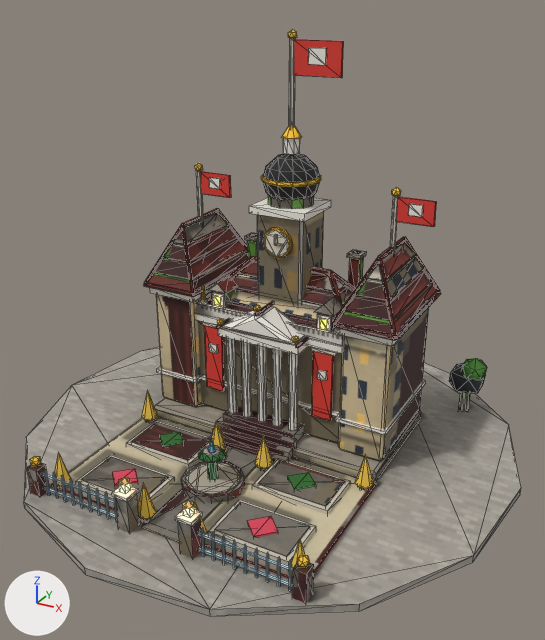
One commit to the glTF model game/assets/models/residence_dl5_red.glb: the scene before it, then after it.
One viewpoint serves both versions: a camera (50 mm lens) standing at (1.12, -2.02, 1.46) and looking at (0.05, -0.07, 0.48). The lights are fixed; the arrows at lower left show +X, +Y and +Z. The picture after the commit comes second. Mesh edges are drawn as thin lines. Vertices at exactly the same position are counted once.

Objects in the first picture: 'residence_dl5_red'.
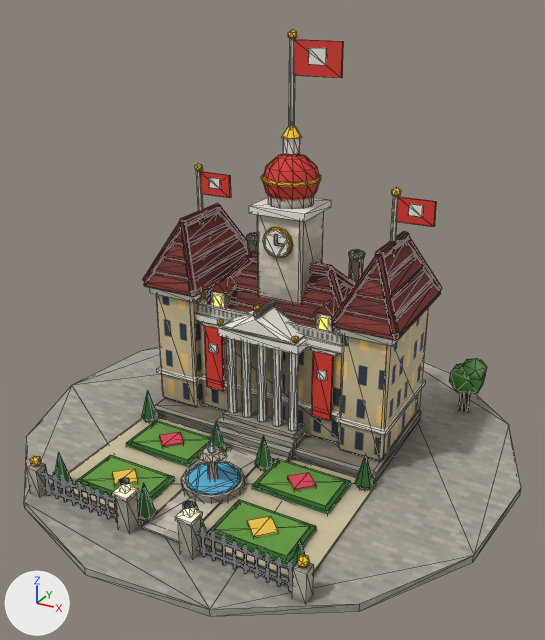
The change, as a diff of the scene's bpy script:
```diff
--- a/game/assets/models/residence_dl5_red.glb.py
+++ b/game/assets/models/residence_dl5_red.glb.py
@@ me_m @@
 # used by ob_residence_dl5_red; location = (0.0, 0.0, 0.0)
-me_m.from_pydata(...)  # 2398 vertices, 3384 faces; spans x -0.86..0.86, y -0.85..0.85, z -0.01..1.35
+me_m.from_pydata(...)  # 2542 vertices, 3696 faces; spans x -0.86..0.86, y -0.85..0.85, z -0.01..1.35
+# me_m part 1: a new loose piece, a box spanning x -0.217..-0.183, y -0.014..0.001, z 0.456..0.5, in mat_win_lit (orange #ffcf6b, glowing orange #ffb84a)
+# me_m part 2: a new loose piece, a box spanning x 0.183..0.217, y -0.014..0.001, z 0.456..0.5, in mat_win_lit (orange #ffcf6b, glowing orange #ffb84a)
+# me_m part 3: the loose piece of 8 vertices spanning x 0.14..0.3, y 0.13..0.29, z 0.43..0.6 is rebuilt with 12 vertices and now spans x 0.14..0.3, y 0.13..0.29, z 0.43..0.61
+# me_m part 4: the loose piece of 8 vertices spanning x -0.23..-0.17, y 0.21..0.26, z 0.63..0.64 is rebuilt with 30 vertices and now spans x -0.23..-0.17, y 0.21..0.27, z 0.63..0.65
+# me_m part 5: the loose piece of 8 vertices spanning x 0.17..0.23, y 0.21..0.26, z 0.63..0.64 is rebuilt with 30 vertices and now spans x 0.17..0.23, y 0.21..0.27, z 0.63..0.65
+# me_m part 6: the loose piece of 8 vertices spanning x -0.3..-0.14, y -0.01..0.15, z 0.43..0.6 is rebuilt with 12 vertices and now spans x -0.3..-0.14, y -0.01..0.15, z 0.43..0.61
+# me_m part 7: the loose piece of 8 vertices spanning x 0.14..0.3, y -0.01..0.15, z 0.43..0.6 is rebuilt with 12 vertices and now spans x 0.14..0.3, y -0.01..0.15, z 0.43..0.61
+# me_m part 8: 6 loose pieces with 48 vertices, spanning x -0.22..0.22, y -0.1..0.02, z 0.42..0.51, are deleted
+# me_m part 9: 18 vertices moved from x -0.45..0.45, y -0.1..0.35, z 0.51..0.71 to x -0.38..0.37, y -0.1..0.25, z 0.51..0.72; 204 vertices removed from x -0.47..0.47, y -0.1..0.36, z 0.43..0.72; 320 vertices added at x -0.47..0.47, y -0.1..0.36, z 0.44..0.74
+# me_m part 10: 1466 kept faces spanning x -0.86..0.86, y -0.85..0.85, z -0.01..0.98 get new texture (UV) coordinates
+# other edits to the shape of me_m do not show in these pictures
 me_m.materials.append(mat_baked)
```

Changed parts and their boxes [x1, y1, x2, y2] in the pictures (545 x 640 px; the box of a moved part takes in the faces that stretch with it):
part 1 of me_m, added: after [213, 294, 222, 307]
part 2 of me_m, added: after [318, 317, 329, 331]
part 3 of me_m, rebuilt: before [333, 272, 356, 291]; after [332, 267, 355, 289]
part 4 of me_m, rebuilt: before [245, 232, 258, 242]; after [247, 233, 258, 241]
part 5 of me_m, rebuilt (19% narrower, 9% shorter): before [347, 249, 367, 259]; after [349, 250, 365, 259]
part 6 of me_m, rebuilt: before [205, 256, 253, 301]; after [205, 254, 252, 300]
part 7 of me_m, rebuilt (6% wider, 8% taller): before [328, 271, 343, 306]; after [328, 268, 344, 306]
part 8 of me_m, deleted: before [212, 292, 332, 348]
part 9 of me_m, moved or reshaped: before [144, 208, 441, 340]; after [143, 203, 442, 340]
part 10 of me_m, surface changed: [27, 154, 510, 614] in both
